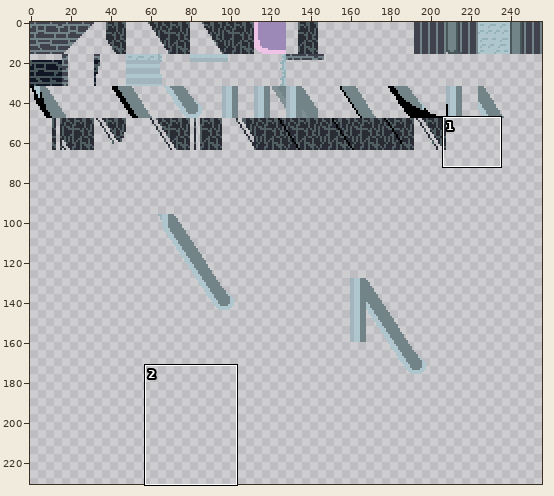
Two versions of one sprite sheet, assets/tiles/coreroom/tilecoreroom.png. Above: a wide view before the commit, with the close-up outlined.
Close-up. As it was:
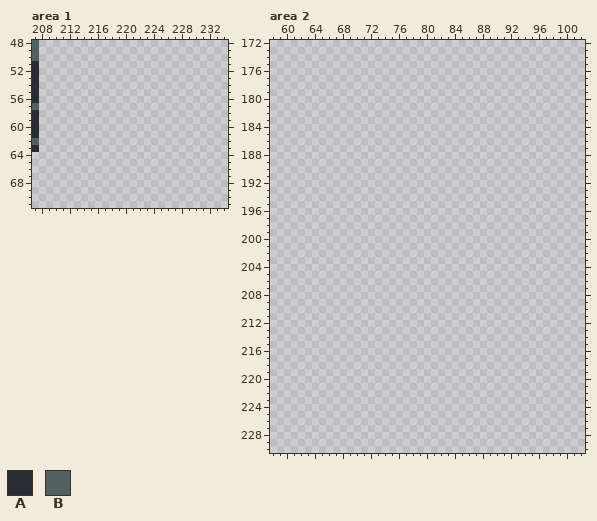
The file is 256x256 pixels. Colours within 5 levels of each other are drawn and written as one. Shown: area 1: x 207..234, y 48..71; area 2: x 58..102, y 172..230. The wide view leaves out empty margins.
Palette (. is transparent): A #2a2c35  B #536063
Pixels before, area 1, first column x 207:
48 B
49 B
50 B
51 A
52 A
53 A
54 A
55 A
56 A
57 B
58 A
59 A
60 A
61 A
62 B
63 A
Pixels before, area 2 (only the part around the change), first column x 58:
173 .............................................
174 .............................................
175 .............................................
176 .............................................
177 .............................................
178 .............................................
179 .............................................
180 .............................................
181 .............................................
182 .............................................
183 .............................................
184 .............................................
185 .............................................
186 .............................................
187 .............................................
188 .............................................
189 .............................................
190 .............................................
191 .............................................
192 .............................................
193 .............................................
194 .............................................
195 .............................................
196 .............................................
197 .............................................
198 .............................................
199 .............................................
200 .............................................
201 .............................................
202 .............................................
203 .............................................
204 .............................................
205 .............................................
206 .............................................
207 .............................................
208 .............................................
209 .............................................
210 .............................................
211 .............................................
212 .............................................
213 .............................................
214 .............................................
215 .............................................
216 .............................................
217 .............................................
218 .............................................
219 .............................................
220 .............................................
221 .............................................
222 .............................................
223 .............................................
224 .............................................
225 .............................................
226 .............................................
227 .............................................
228 .............................................
229 .............................................
230 .............................................
Once edited:
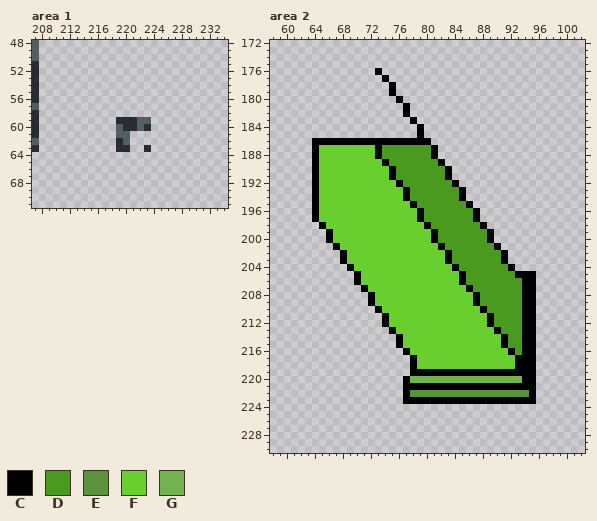
Colours new in this view: C #000000  D #4b9a20  E #5b933c  F #68cf2f  G #72b24f
Edits made:
Area 1:
Colour A is added in row 59 at x 219 to 221; in row 60 at x 220 to 221 and 223; in row 62 at x 219; in row 63 at x 219 to 220 and 223.
Colour B is added in row 59 at x 222 to 223; in row 60 at x 219 and 222; in row 61 at x 219 to 220; in row 62 at x 220.
Area 2:
Colour C is added in row 176 at x 73; in row 177 at x 74; in rows 178 to 179 at x 75; in row 180 at x 76; in rows 181 to 182 at x 77; in row 183 at x 78.
Colour C is added in rows 184 to 185 at x 79; in row 186 at x 64 to 80; in rows 187 to 188 at x 64, 73 and 81; in row 189 at x 64, 74 and 82; in rows 190 to 191 at x 64, 75 and 83; in row 192 at x 64, 76 and 84.
Colour C is added in rows 193 to 194 at x 64, 77 and 85; in row 195 at x 64, 78 and 86; in rows 196 to 197 at x 64, 79 and 87; in row 198 at x 65, 80 and 88; in rows 199 to 200 at x 66, 81 and 89; in row 201 at x 67, 82 and 90.
Colour C is added in rows 202 to 203 at x 68, 83 and 91; in row 204 at x 69, 84 and 92; in row 205 at x 70, 85 and 93 to 95; in row 206 at x 70, 85 and 94 to 95; in row 207 at x 71, 86 and 94 to 95; in rows 208 to 209 at x 72, 87 and 94 to 95.
Colour C is added in row 210 at x 73, 88 and 94 to 95; in rows 211 to 212 at x 74, 89 and 94 to 95; in row 213 at x 75, 90 and 94 to 95; in rows 214 to 215 at x 76, 91 and 94 to 95; in row 216 at x 77, 92 and 94 to 95; in rows 217 to 218 at x 78 and 93 to 95.
Colour C is added in row 219 at x 78 to 95; in row 220 at x 77 and 94 to 95; in row 221 at x 77 to 95; in row 222 at x 77 and 95; in row 223 at x 77 to 95.
Colour D is added in rows 187 to 188 at x 74 to 80; in row 189 at x 75 to 81; in rows 190 to 191 at x 76 to 82; in row 192 at x 77 to 83; in rows 193 to 194 at x 78 to 84; in row 195 at x 79 to 85.
Colour D is added in rows 196 to 197 at x 80 to 86; in row 198 at x 81 to 87; in rows 199 to 200 at x 82 to 88; in row 201 at x 83 to 89; in rows 202 to 203 at x 84 to 90; in row 204 at x 85 to 91.
Colour D is added in row 205 at x 86 to 92; in row 206 at x 86 to 93; in row 207 at x 87 to 93; in rows 208 to 209 at x 88 to 93; in row 210 at x 89 to 93; in rows 211 to 212 at x 90 to 93.
Colour D is added in row 213 at x 91 to 93; in rows 214 to 215 at x 92 to 93; in row 216 at x 93.
Colour E is added in row 222 at x 78 to 94.
Colour F is added in rows 187 to 188 at x 65 to 72; in row 189 at x 65 to 73; in rows 190 to 191 at x 65 to 74; in row 192 at x 65 to 75; in rows 193 to 194 at x 65 to 76; in row 195 at x 65 to 77.
Colour F is added in rows 196 to 197 at x 65 to 78; in row 198 at x 66 to 79; in rows 199 to 200 at x 67 to 80; in row 201 at x 68 to 81; in rows 202 to 203 at x 69 to 82; in row 204 at x 70 to 83.
Colour F is added in rows 205 to 206 at x 71 to 84; in row 207 at x 72 to 85; in rows 208 to 209 at x 73 to 86; in row 210 at x 74 to 87; in rows 211 to 212 at x 75 to 88; in row 213 at x 76 to 89.
Colour F is added in rows 214 to 215 at x 77 to 90; in row 216 at x 78 to 91; in rows 217 to 218 at x 79 to 92.
Colour G is added in row 220 at x 78 to 93.
Boxes around the changes in both close-ups, in picture pixels (x1, y1, x2, y2):
added: (116, 117, 151, 152)
added: (312, 68, 536, 404)
